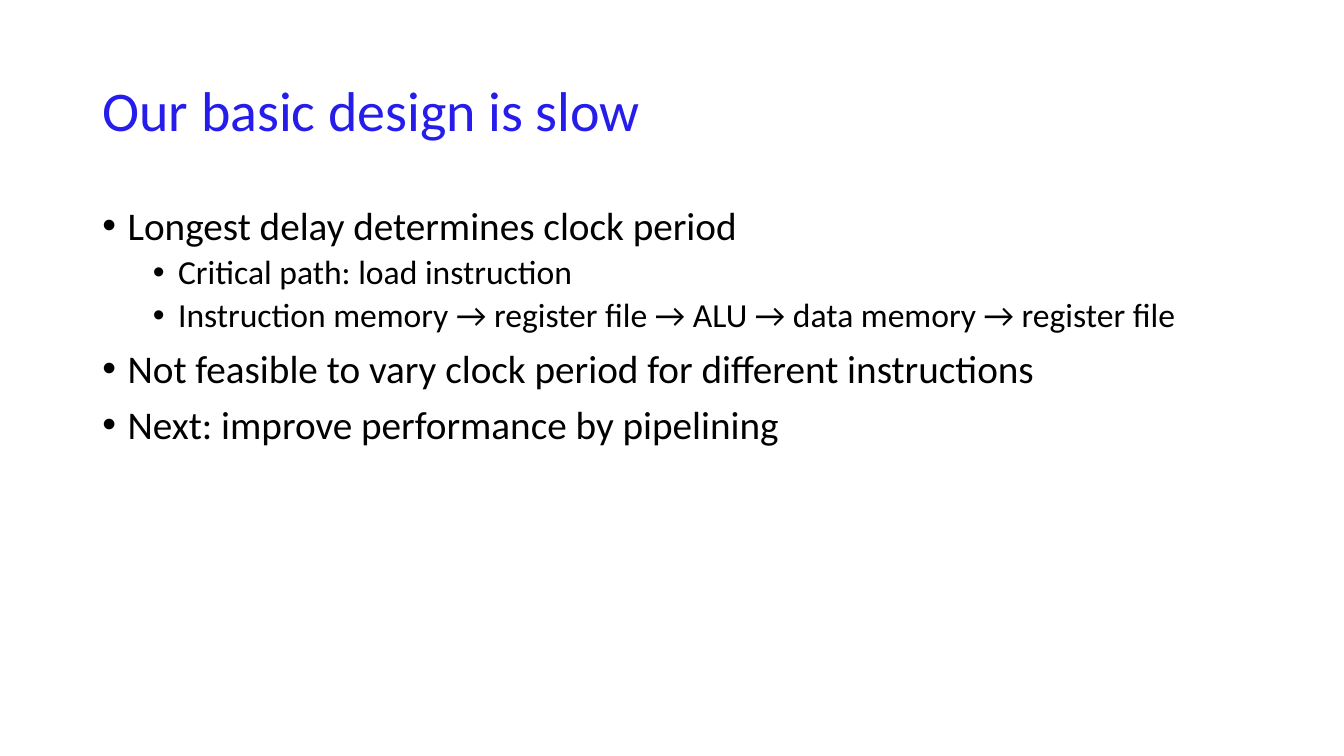
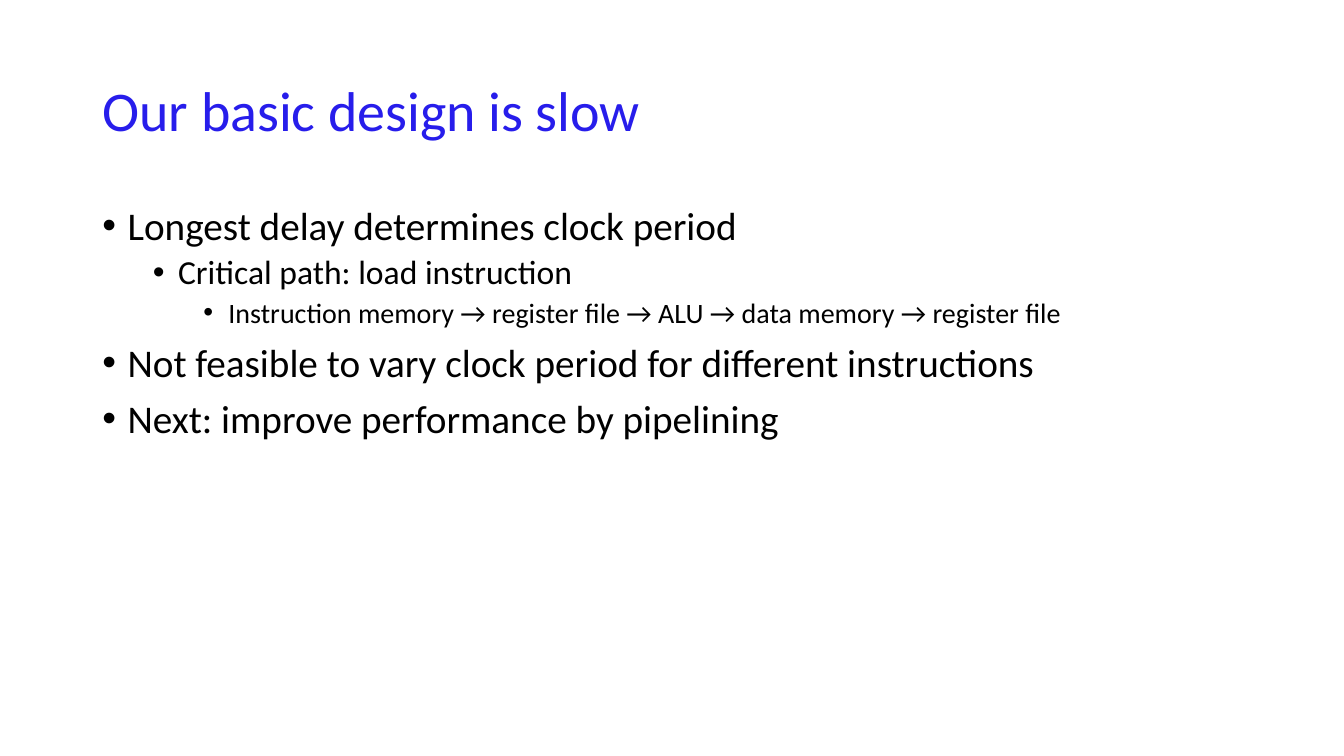
Before and after one commit to NYU-CSO/nyu-cso.github.io, a slide deck: slide 8 of notes/arch-simple2-pipeline.pptx. Drawn at 1344x756 pixels with LibreOffice and Linux fonts; fonts in the diff are those of the drawing. Boxes give left, top, right and bottom in pixels: in the first picture for what was removed or moved away, otherwise in the second. Text is boxed around its words. In the diff, an @@ line names an element or a change of style, - is before the commit and + after.

```diff
--- a/notes/arch-simple2-pipeline.pptx
+++ b/notes/arch-simple2-pipeline.pptx
@@ text at [228, 303, 1060, 328]: size 24 to 20 pt in "Instruction memory → register file → ALU ..."; list level 2 to 3 in "Instruction memory → register file ..." @@
```
Also in this commit, not shown: 10 other slides changed, 1 slide added, 1 other file.
